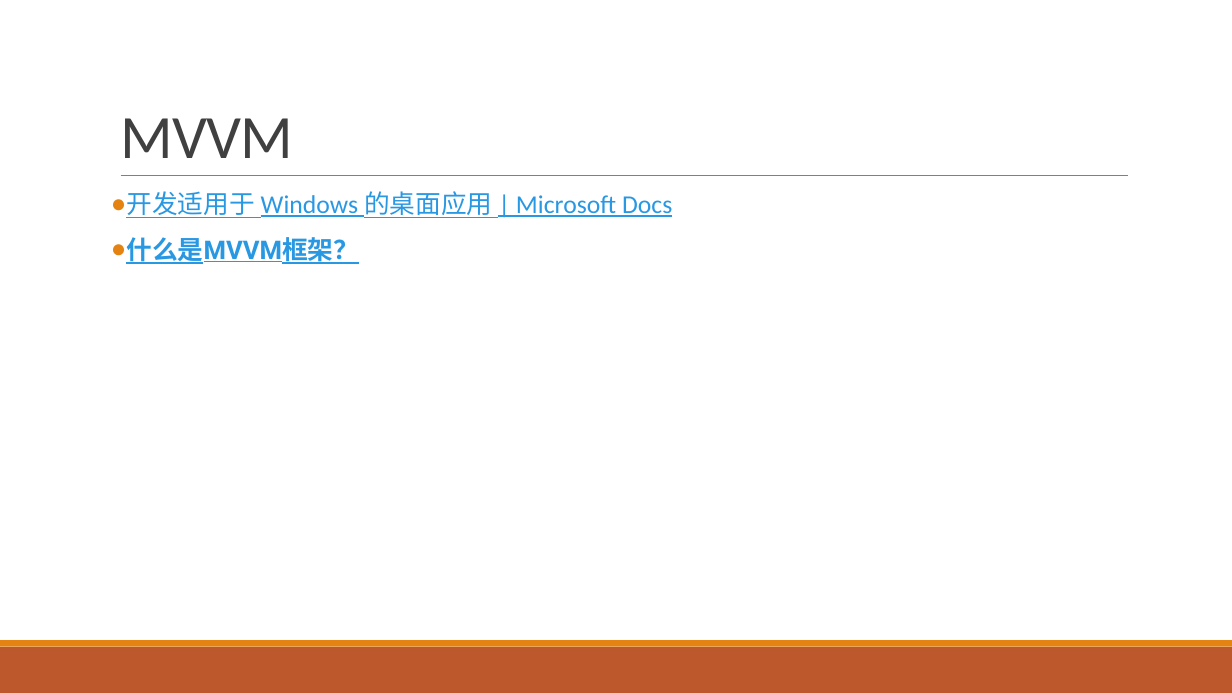
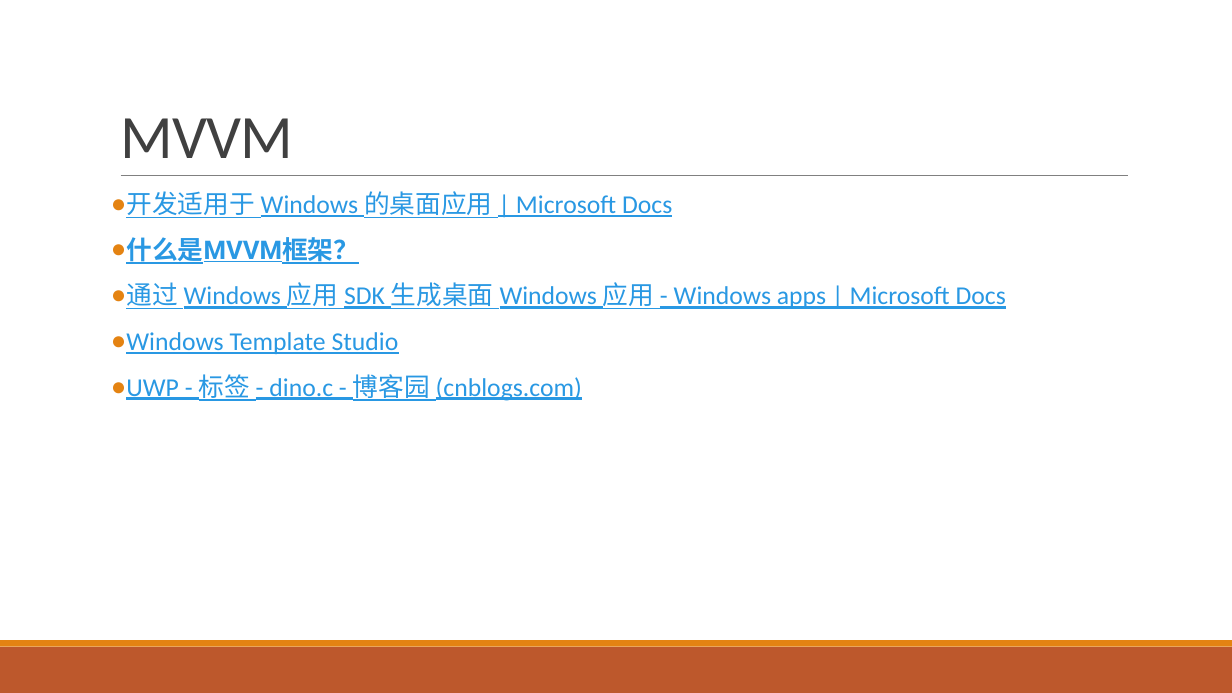
Before and after one commit to GreenShadeZhang/WinUI-Tutorial-Code, a slide deck: slide 5 of 大纲outline.pptx. Drawn at 1232x693 pixels with LibreOffice and Linux fonts; fonts in the diff are those of the drawing. Boxes give left, top, right and bottom in pixels: in the first picture for what was removed or moved away, otherwise in the second. Text is boxed around its words. In the diff, an @@ line names an element or a change of style, - is before the commit and + after.

Commit message:
更新ppt

```diff
--- a/大纲outline.pptx
+++ b/大纲outline.pptx
@@ text at bbox=[126, 282, 1006, 401]: paragraphs added @@
+● 通过 Windows 应用 SDK 生成桌面 Windows 应用 - Windows apps | Microsoft Docs
+● Windows Template Studio
+● UWP - 标签 - dino.c - 博客园 (cnblogs.com)
```
